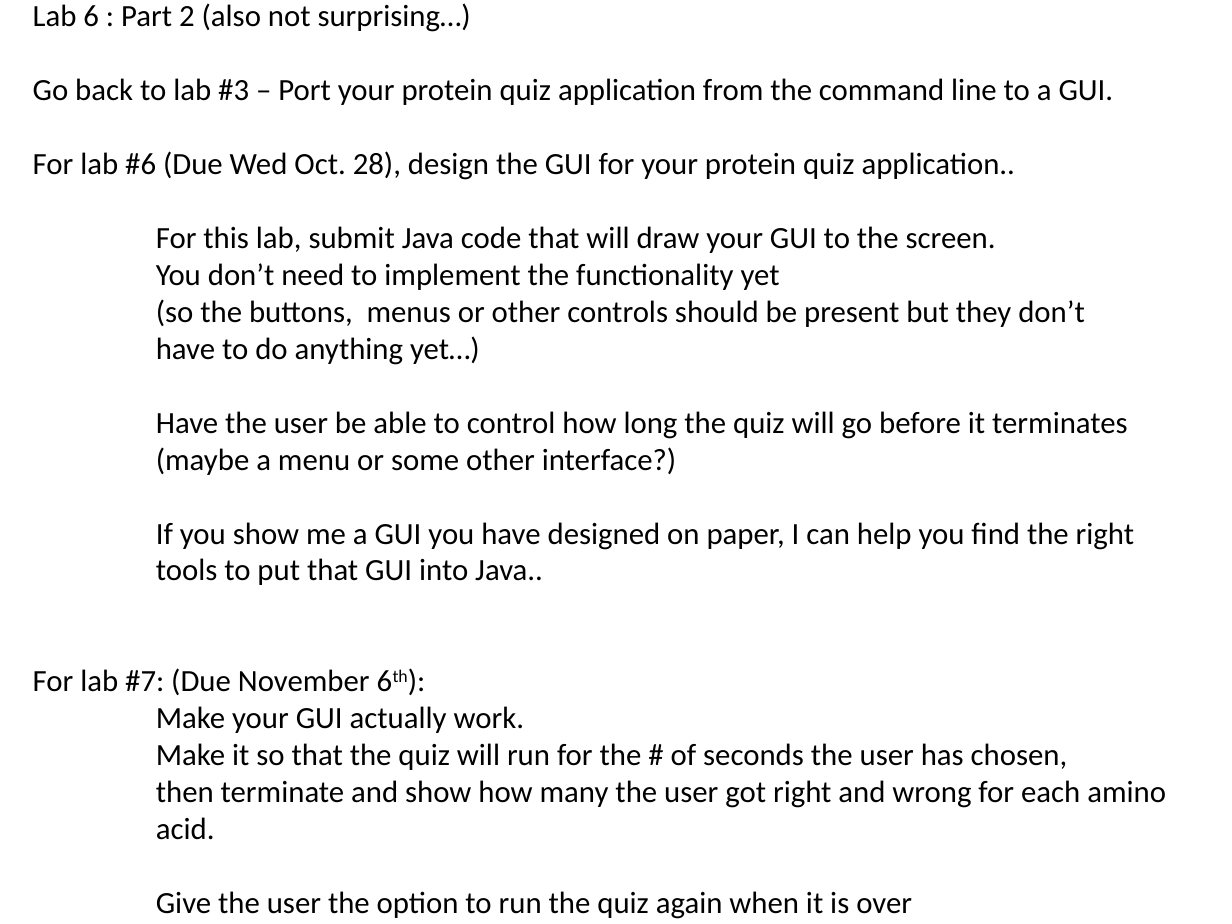
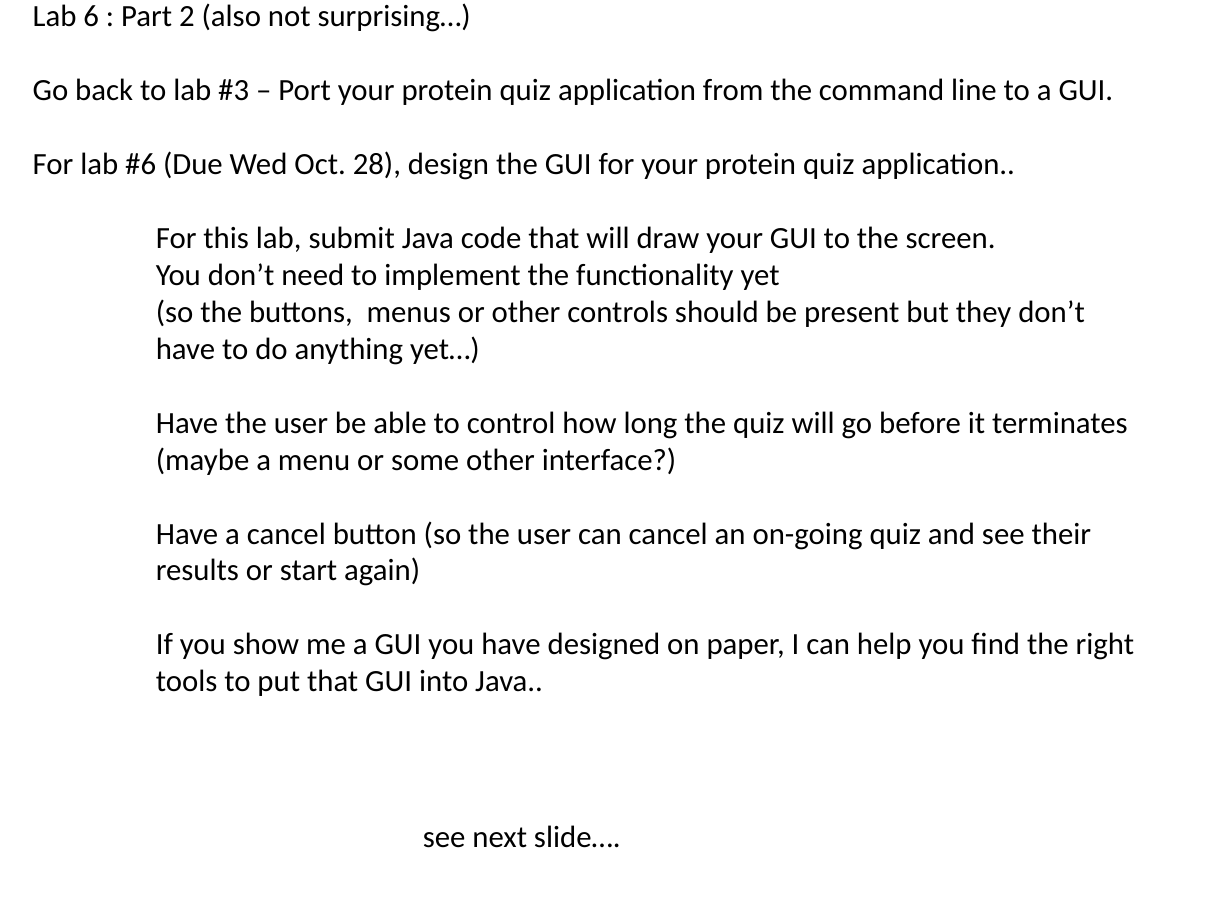
Before and after one commit to afodor/afodor.github.io, a slide deck: slide 3 of classes/prog2015/Lab6_and_7.pptx. Drawn at 1232x924 pixels with LibreOffice and Linux fonts; fonts in the diff are those of the drawing. Boxes give left, top, right and bottom in pixels: in the first picture for what was removed or moved away, otherwise in the second. Text is boxed around its words. In the diff, an @@ line names an element or a change of style, - is before the commit and + after.

```diff
--- a/classes/prog2015/Lab6_and_7.pptx
+++ b/classes/prog2015/Lab6_and_7.pptx
@@ text at box(156, 521, 1092, 586): paragraphs added @@
+Have a cancel button (so the user can cancel an on-going quiz and see their
+results or start again)
@@ text at box(33, 668, 1166, 919): paragraphs removed @@
-For lab #7: (Due November 6th):
-Make your GUI actually work.
-Make it so that the quiz will run for the # of seconds the user has chosen,
-then terminate and show how many the user got right and wrong for each amino
-acid.
-Give the user the option to run the quiz again when it is over
@@ text added at box(423, 825, 621, 848), 18 pt, text #000000 @@
+see next slide….
```
Also in this commit, not shown: 1 other slide changed, 1 slide added.
